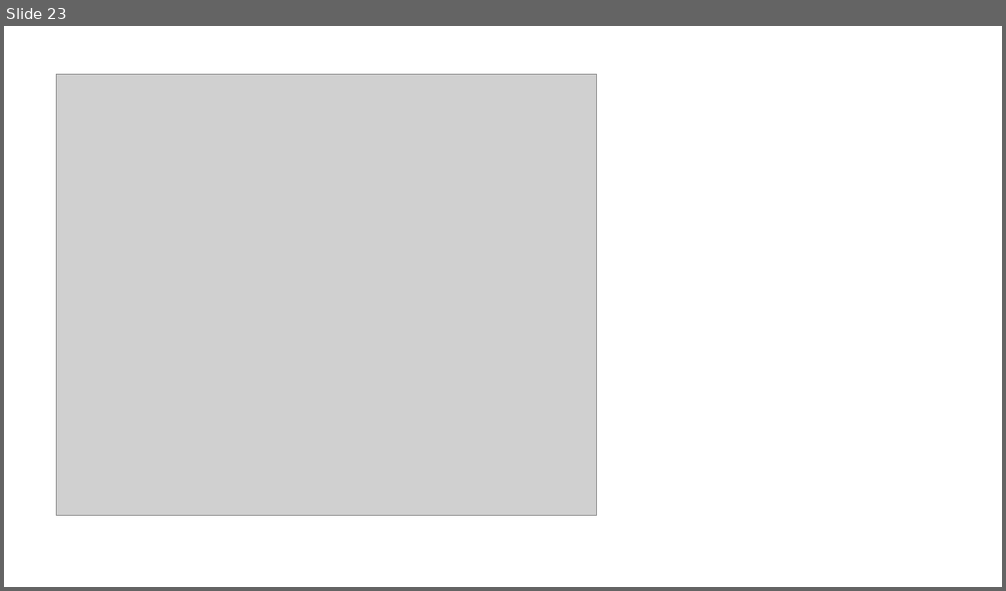
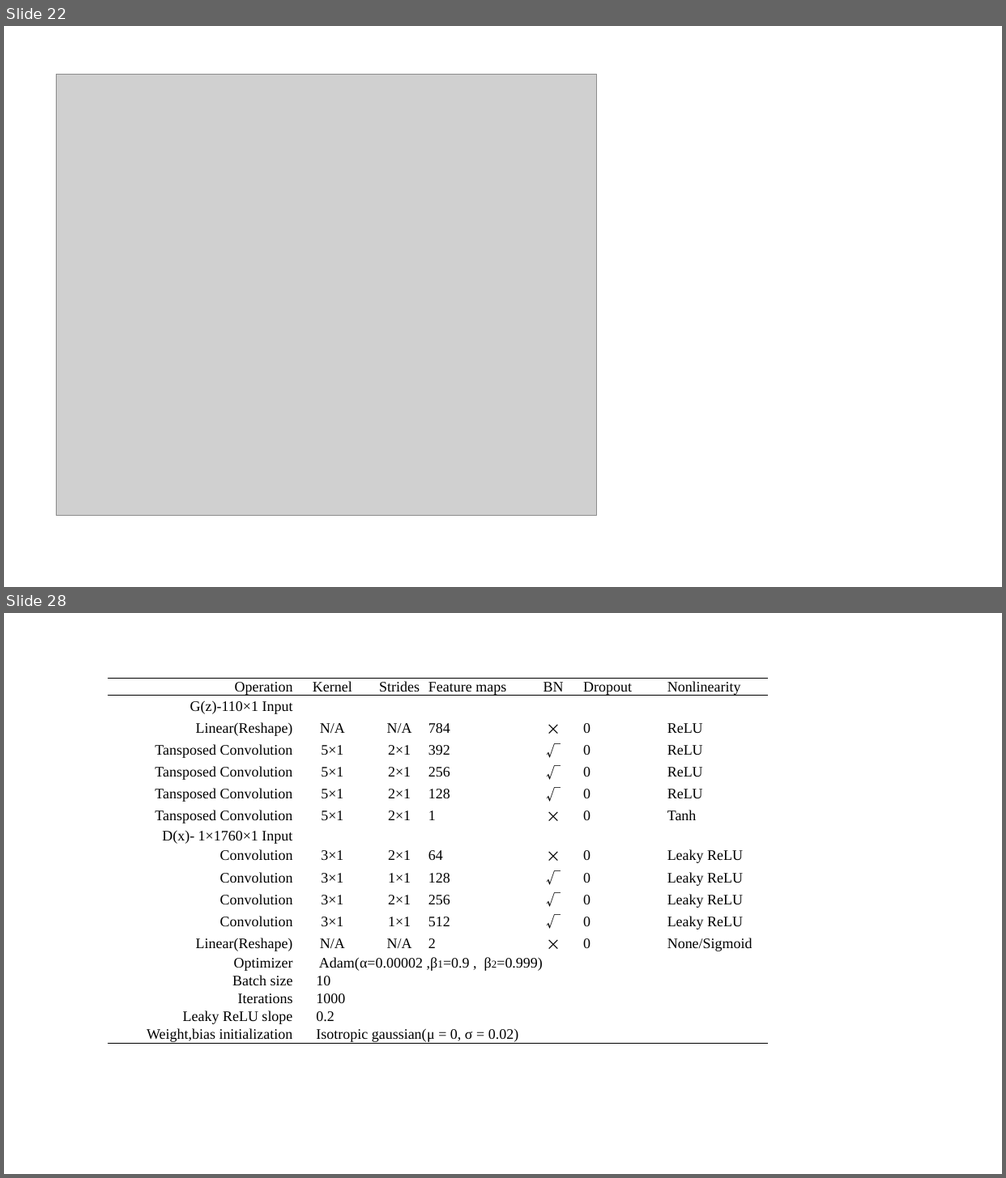
Before and after one commit to DreamPurchaseZnz/Picture, a slide deck: GANs_model.pptx. Shown one above the other, each under a label of ours: slide 23 before the commit, slides 22 and 28 after it; the slides between them are not shown. The pictures are 1006x591 and 1006x1178 pixels, drawn with LibreOffice and Linux fonts; fonts in the diff are those of the drawing; grey boxes stand for pictures. Boxes give left, top, right and bottom in pixels: in the first picture for what was removed or moved away, otherwise in the second. Text is boxed around its words. In the diff, an @@ line names an element or a change of style, - is before the commit and + after.

```diff
--- a/GANs_model.pptx
+++ b/GANs_model.pptx
@@ slide 28 added at [4,613,1002,1174], background #FFFFFF @@
@@ table added at [108,678,768,1046], 18 rows, 7 columns @@
+Operation | Kernel | Strides | Feature maps | BN | Dropout | Nonlinearity
+G(z)-110×1 Input |  |  |  |  |  | 
+Linear(Reshape) | N/A | N/A | 784 | × | 0 | ReLU
+Tansposed Convolution | 5×1 | 2×1 | 392 | √ | 0 | ReLU
+Tansposed Convolution | 5×1 | 2×1 | 256 | √ | 0 | ReLU
+Tansposed Convolution | 5×1 | 2×1 | 128 | √ | 0 | ReLU
+Tansposed Convolution | 5×1 | 2×1 | 1 | × | 0 | Tanh
+D(x)- 1×1760×1 Input |  |  |  |  |  | 
+Convolution | 3×1 | 2×1 | 64 | × | 0 | Leaky ReLU
+Convolution | 3×1 | 1×1 | 128 | √ | 0 | Leaky ReLU
+Convolution | 3×1 | 2×1 | 256 | √ | 0 | Leaky ReLU
+Convolution | 3×1 | 1×1 | 512 | √ | 0 | Leaky ReLU
+Linear(Reshape) | N/A | N/A | 2 | × | 0 | None/Sigmoid
+Optimizer | Adam(α=0.00002 ,β1=0.9 , β2=0.999) |  |  |  |  | 
+Batch size | 10 |  |  |  |  | 
+Iterations | 1000 |  |  |  |  | 
+Leaky ReLU slope | 0.2 |  |  |  |  | 
+Weight,bias initialization | Isotropic gaussian(μ = 0, σ = 0.02) |  |  |  |  | 
@@ what was slide 23 is now slide 22 @@
```
Also in this commit, not shown: 1 slide changed, 4 other slides added, 2 other files.
